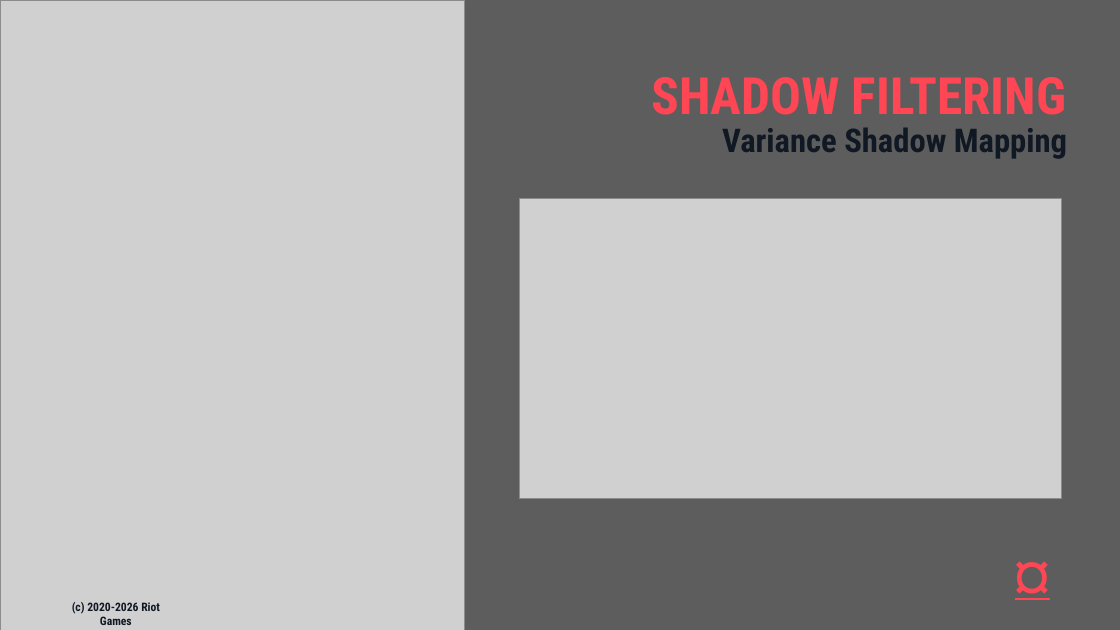
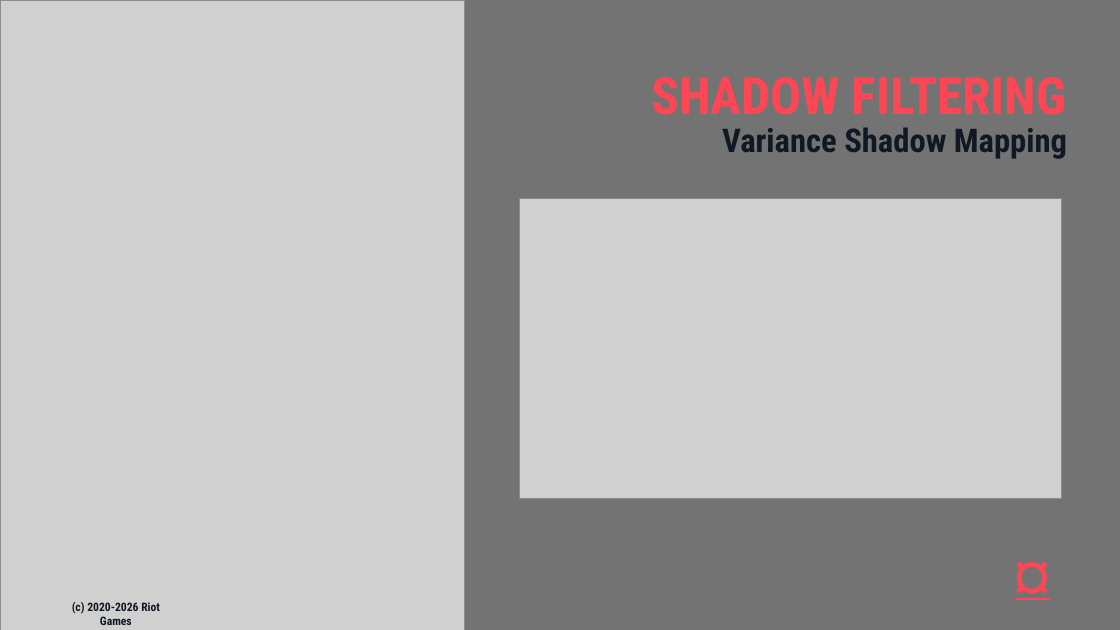
Before and after one commit to kim-kihoon/krafton-jungle, a slide deck: slide 21 of documents/explain-documents/week08-krafton-engine-ppt.pptx. Drawn at 1120x630 pixels with LibreOffice and Linux fonts; fonts in the diff are those of the drawing; grey boxes stand for pictures. Boxes give left, top, right and bottom in pixels: in the first picture for what was removed or moved away, otherwise in the second. Text is boxed around its words. In the diff, an @@ line names an element or a change of style, - is before the commit and + after.

Commit message:
fix: week 8 presentation color fix

```diff
--- a/documents/explain-documents/week08-krafton-engine-ppt.pptx
+++ b/documents/explain-documents/week08-krafton-engine-ppt.pptx
@@ background #5D5D5D to #737373 @@
```
Also in this commit, not shown: 2 other slides changed, 1 other file.
